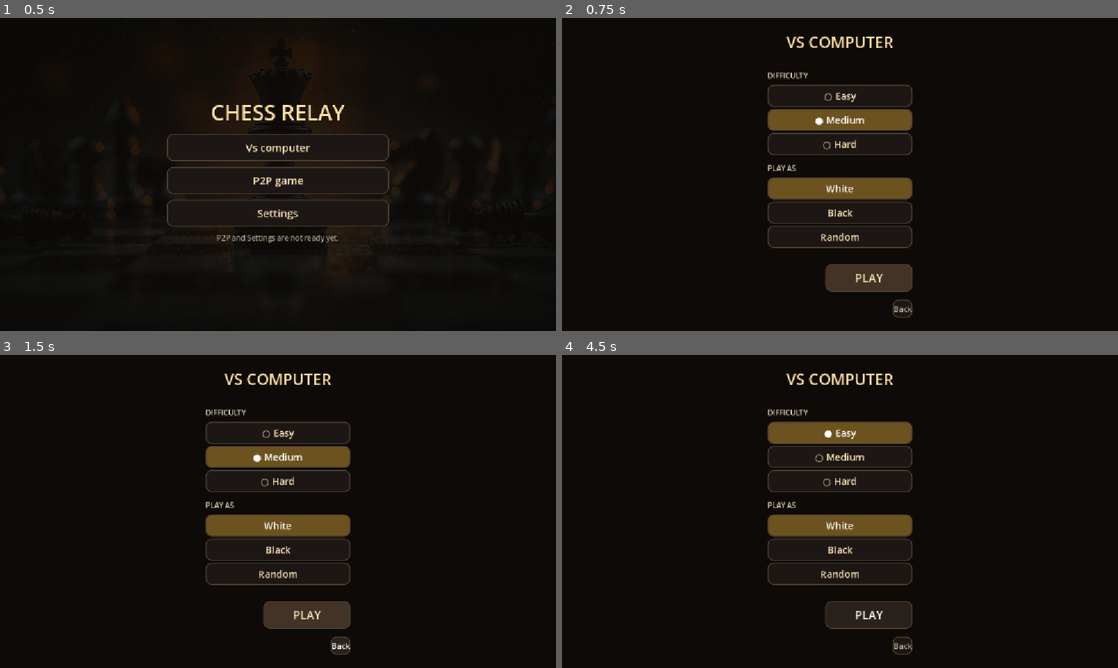
Above: before the commit, frames 1-4 (two rows, left to right).
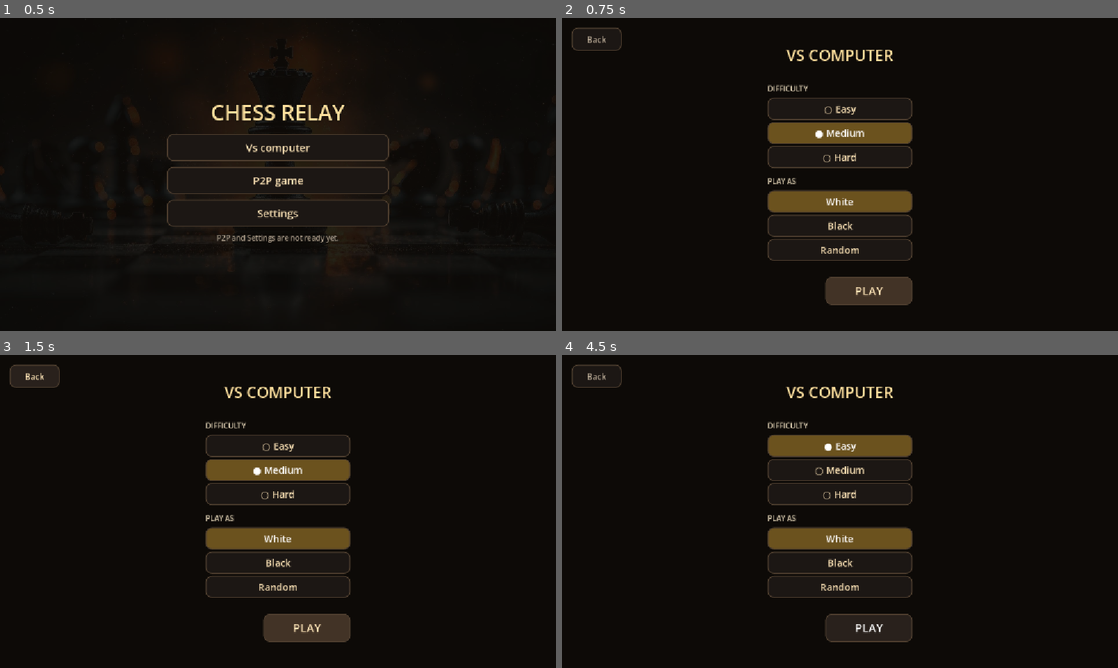
Above: after the commit, the same moments.

Repository: shedrackgodstime/chess-relay
Game: Godot game, scene res://home.tscn
The game is run twice, just before and just after one commit, with the same random seed, the same clock (stepped at 60 frames per second) and the same inputs.
Inputs:
- Up to frame 1 (0.5 s): no input
- Up to frame 2 (0.75 s): click "Vs computer" at 0.5 s
- Up to frame 3 (1.5 s): click "Back" at 1.25 s
- Up to frame 4 (4.5 s): click "○ Easy" at 2 s; click "● Easy" at 2.75 s; click "● Easy" at 3.5 s; click "PLAY" at 4.25 s

Frame 1 is identical in both runs. In frame 2, 8.8% of the frame differs, in the area x 1-63%, y 3-96%; in frame 3, 9.4%; in frame 4, 8.9%.

Commit message:
Move the lobby's Back to the top-left corner
It was in the column, at the bottom, right-aligned under the list. That made it read as
one more choice in a form, when what it actually is about is leaving the screen rather
than about this game. A player who wanted out had to read past three options and a rule
to find it.

It is now anchored to the top-left corner and is not a child of the column at all. The
reasoning is that it is a screen-level affordance: the same corner on every screen size,
so someone who backs out of one game finds it in the same place next time. The inset is
ScreenStyle.EDGE, one value for every screen, so it cannot creep towards the edge on
whichever screen happened to be adjusted last. It is 104x48, a target rather than a
word, since it is the way out and should not need aiming at.

The test now checks it is outside the form, in the corner, anchored to it, and wide
enough to hit, rather than only that it exists.

Diff:
--- a/tools/test_lobby.gd
+++ b/tools/test_lobby.gd
@@ -102,6 +102,10 @@
 	_check("and the action right-aligned, so the eye crosses to it after the list",
 		(lobby.start_button as Button).size_flags_horizontal
 			== Control.SIZE_SHRINK_END, "")
+	_check("with nothing in the column after it but the action itself",
+		lobby.column.get_child(lobby.column.get_child_count() - 1) == lobby.start_button,
+		"last=%s" % lobby.column.get_child(
+			lobby.column.get_child_count() - 1).name)
 
 	# Choosing records it and moves the mark.
 	lobby.choose_difficulty(MatchConfig.Difficulty.HARD)
@@ -176,8 +180,22 @@
 		"")
 	_check("and its action is called PLAY", (lobby.start_button as Button).text == "PLAY",
 		"play=%s" % (lobby.start_button as Button).text)
-	_check("with a way back, because a screen with no way out is a trap",
-		(lobby.back_button as Button).text == "Back", "")
+	# Back is about leaving the screen, not about this game, so it is anchored to the
+	# top-left corner and is not part of the column. In the column it read as one more
+	# choice and had to be found before anyone could use it.
+	var back := lobby.back_button as Button
+	_check("there is a way back, because a screen with no way out is a trap",
+		back != null and back.text == "Back", "")
+	_check("and it is not part of the form", back.get_parent() == lobby
+			and not lobby.column.has_node("LobbyBack"), "")
+	_check("it is in the top left corner", back.position.x <= ScreenStyle.EDGE + 1.0
+			and back.position.y <= ScreenStyle.EDGE + 1.0,
+		"pos=%s" % str(back.position))
+	_check("with somewhere to put a thumb on it",
+		back.custom_minimum_size.x >= 90.0 and back.custom_minimum_size.y >= 44.0,
+		"size=%s" % str(back.custom_minimum_size))
+	_check("and it stays in the corner at any width",
+		back.anchor_left == 0.0 and back.anchor_top == 0.0, "")
 	# MEDIUM is the value behind the dot, not its position in the list. The earlier
 	# version compared to MatchConfig.Difficulty.MEDIUM after the suite had already
 	# chosen something else, so it could never pass.
--- a/ui/lobby_screen.gd
+++ b/ui/lobby_screen.gd
@@ -123,14 +123,11 @@
 	start_button.size_flags_horizontal = Control.SIZE_SHRINK_END
 	column.add_child(start_button)
 
-	# Back is present and small, because a screen with no way out is a trap, but it is
-	# not the thing the eye should land on.
-	back_button = _wide("LobbyBack", "Back")
-	back_button.custom_minimum_size = Vector2(0.0, 38.0)
-	back_button.size_flags_horizontal = Control.SIZE_SHRINK_END
-	ScreenStyle.button_styles(back_button, 16)
-	back_button.add_theme_color_override("font_color", ScreenStyle.MUTED)
-	column.add_child(back_button)
+	# Back is not added to the column at all. It is about leaving this screen rather
+	# than about this game, so it belongs to the screen and not to the form; sitting in
+	# the column it read as one more choice, and every player who wanted out had to
+	# find it first.
+	_back_button()
 
 
 ## A caption with its options stacked under it, added to the column as a single unit
@@ -181,6 +178,34 @@
 		return []
 	var row := group.get_node_or_null("%sRow" % group.name) as VBoxContainer
 	return [] if row == null else row.get_children()
+
+
+## Pinned to the top left of the screen, out of the way of the column.
+##
+## Anchored rather than laid out, because it is the same place on every screen size
+## and a player who backs out of one game expects to find it in the same corner next
+## time. Muted, because a screen with no way out is a trap but this is still not the
+## thing anyone came here to do.
+func _back_button() -> void:
+	back_button = Button.new()
+	back_button.name = "LobbyBack"
+	back_button.text = "Back"
+	back_button.focus_mode = Control.FOCUS_NONE
+	back_button.add_theme_font_size_override("font_size", 17)
+	back_button.add_theme_color_override("font_color", ScreenStyle.MUTED)
+	back_button.add_theme_color_override("font_hover_color", ScreenStyle.TEXT)
+	back_button.add_theme_stylebox_override("normal", ScreenStyle.button_box(
+		ScreenStyle.PANEL))
+	back_button.add_theme_stylebox_override("hover", ScreenStyle.button_box(
+		ScreenStyle.PANEL_HOVER))
+	back_button.add_theme_stylebox_override("pressed", ScreenStyle.button_box(
+		ScreenStyle.PANEL_PRESSED))
+	# A wide target in the corner rather than a word: it is the way out and it should
+	# be reachable without aiming.
+	back_button.custom_minimum_size = Vector2(104.0, 48.0)
+	back_button.set_anchors_preset(Control.PRESET_TOP_LEFT)
+	back_button.position = Vector2(ScreenStyle.EDGE, ScreenStyle.EDGE)
+	add_child(back_button)
 
 
 ## A thin rule between one part of the column and the next. A line rather than a gap
--- a/ui/screen_style.gd
+++ b/ui/screen_style.gd
@@ -50,6 +50,11 @@
 const BORDER := Color(0.30, 0.24, 0.18)
 const BORDER_WIDTH := 2
 const CORNER := 12
+
+## How far in from the screen edge a screen-level control sits, such as the lobby's
+## Back. One value so it does not creep towards the edge on whichever screen was
+## adjusted last.
+const EDGE := 20.0
 
 ## The picture used on the front door. Static so every screen that shows one reads the
 ## same file rather than loading its own idea of it.
Not shown, changed: docs/BACKLOG.md
